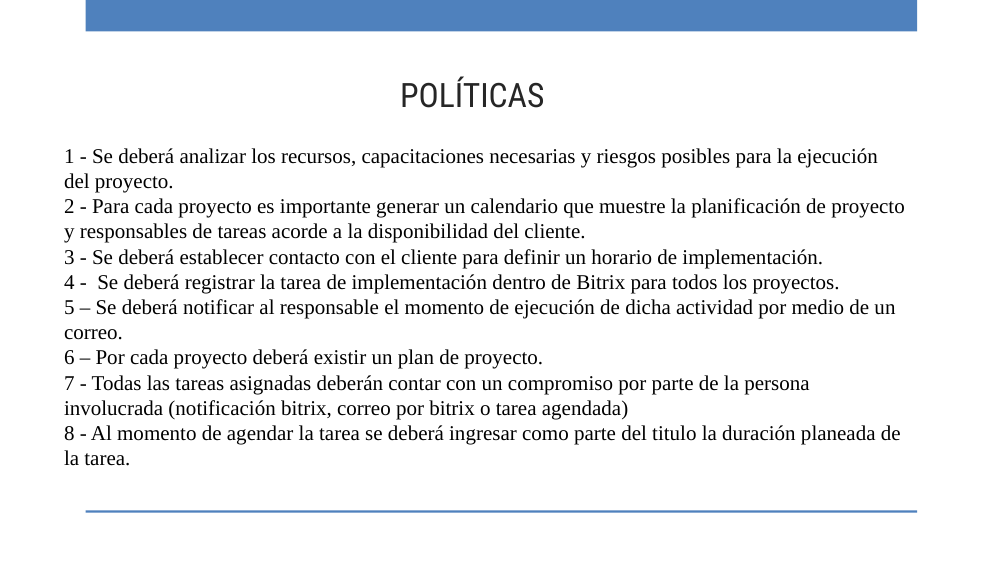
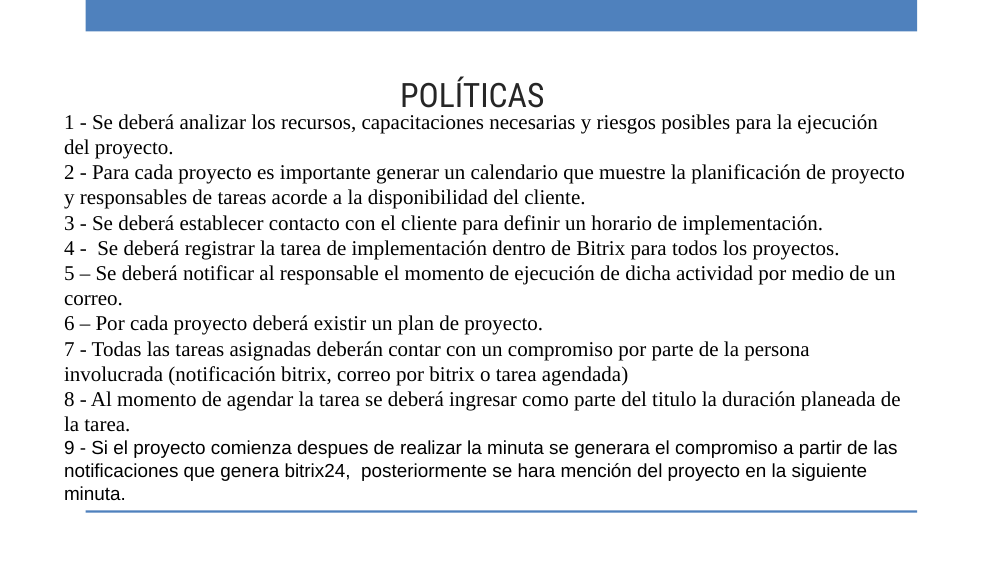
Before and after one commit to ricardo-novelasos/SOSQTP, a slide deck: slide 14 of capacitacion.pptx. Drawn at 1008x567 pixels with LibreOffice and Linux fonts; fonts in the diff are those of the drawing; background and template pictures are left out. Boxes give left, top, right and bottom in pixels: in the first picture for what was removed or moved away, otherwise in the second. Text is boxed around its words. In the diff, an @@ line names an element or a change of style, - is before the commit and + after.

```diff
--- a/capacitacion.pptx
+++ b/capacitacion.pptx
@@ text at (64, 440, 897, 500): paragraph added @@
+9 - Si el proyecto comienza despues de realizar la minuta se generara el compromiso a partir de las notificaciones que genera bitrix24, posteriormente se hara mención del proyecto en la siguiente minuta.
```
Also in this commit, not shown: 1 other slide changed.
